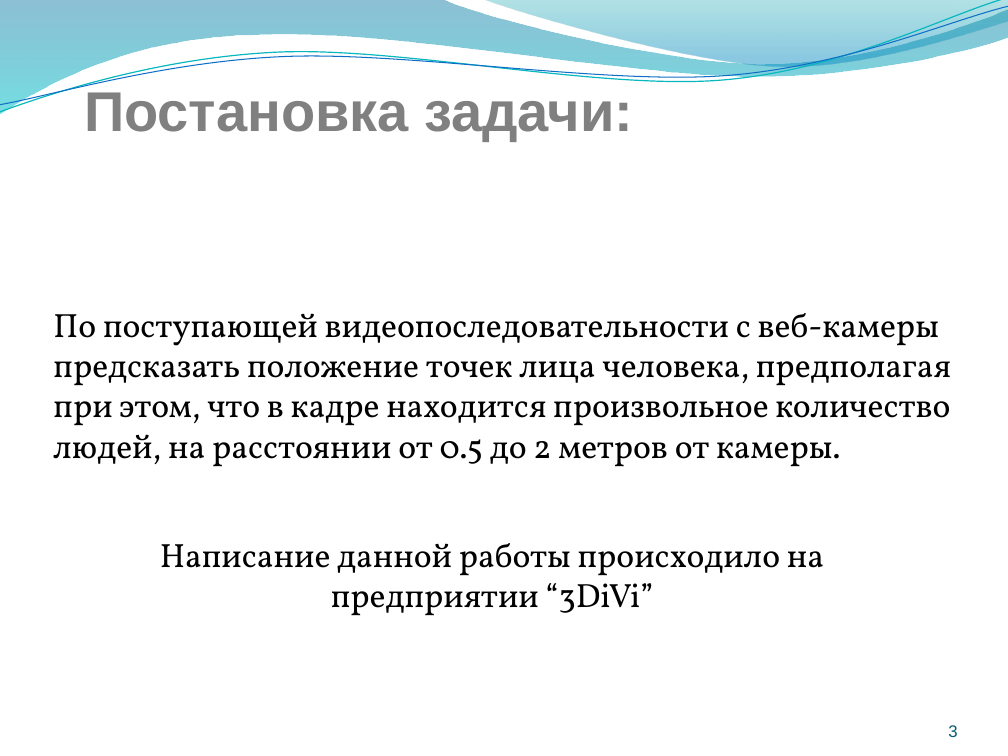
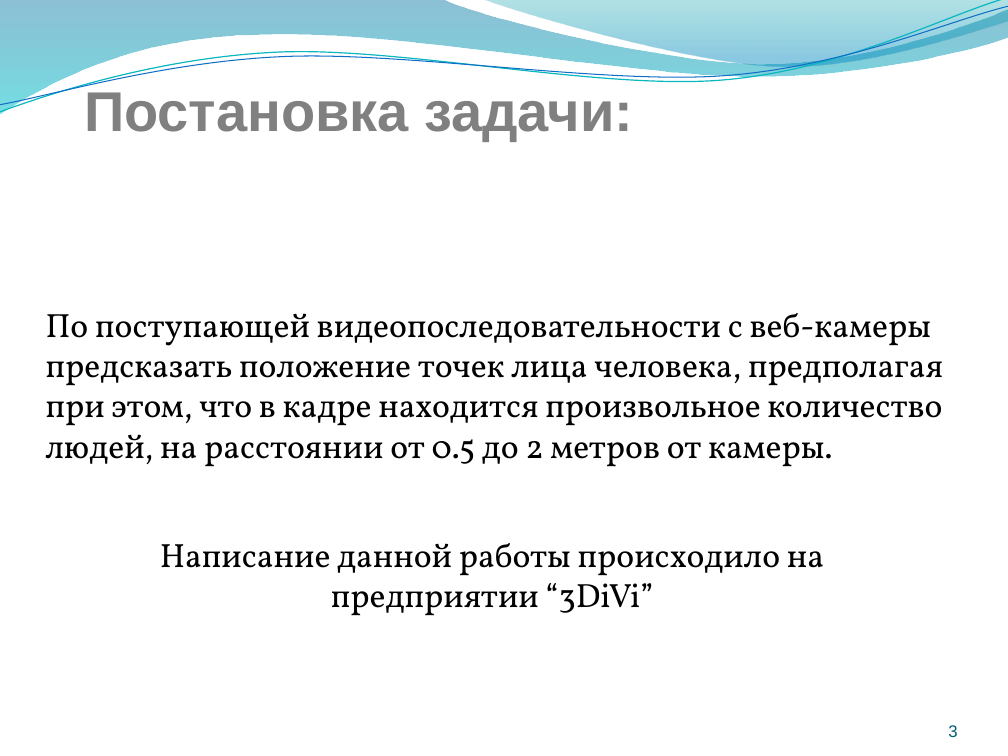
Before and after one commit to lao777/detectKeypointFace, a slide deck: slide 3 of text/Doklad.pptx. Drawn at 1008x756 pixels with LibreOffice and Linux fonts; fonts in the diff are those of the drawing. Boxes give left, top, right and bottom in pixels: in the first picture for what was removed or moved away, otherwise in the second. Text is boxed around its words. In the diff, an @@ line names an element or a change of style, - is before the commit and + after.

```diff
--- a/text/Doklad.pptx
+++ b/text/Doklad.pptx
@@ text "По поступающей видеопоследовательности с веб-камеры ...": place and size @@
-text "По поступающей видеопоследовательности с веб-камеры ..." at [53,313,951,467]
+text "По поступающей видеопоследовательности с веб-камеры ..." at [46,313,943,467]
```
Also in this commit, not shown: 5 other slides changed, 4 slides added, 3 slides removed.
